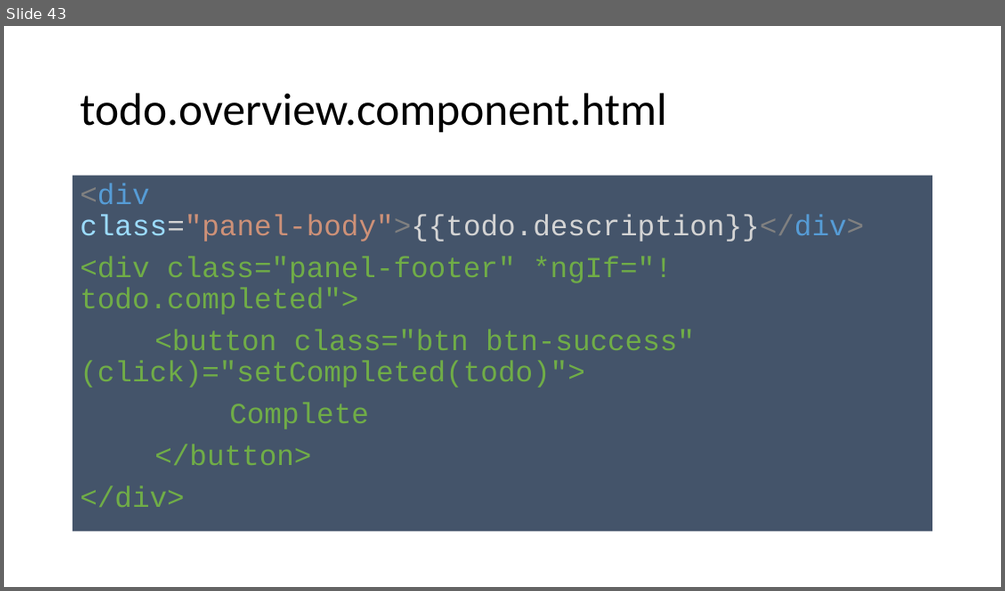
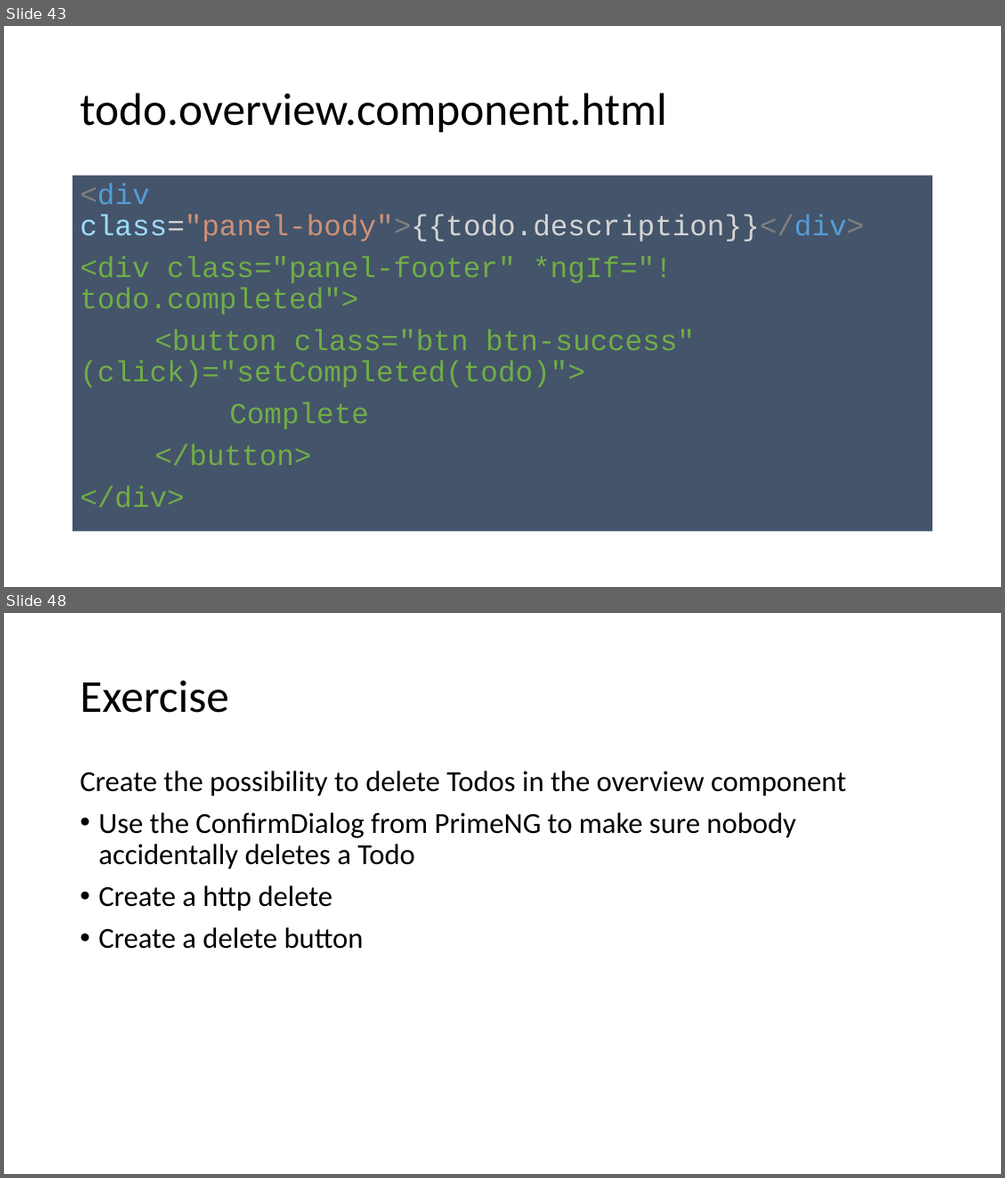
Before and after one commit to spirit-coding/todo-app-aj33349, a slide deck: Angular2.pptx. Shown one above the other, each under a label of ours: slide 43 before the commit, slides 43 and 48 after it; the slides between them are not shown. The pictures are 1005x591 and 1005x1178 pixels, drawn with LibreOffice and Linux fonts; fonts in the diff are those of the drawing. Boxes give left, top, right and bottom in pixels: in the first picture for what was removed or moved away, otherwise in the second. Text is boxed around its words. In the diff, an @@ line names an element or a change of style, - is before the commit and + after.

Commit message:
Confirmationservice

```diff
--- a/Angular2.pptx
+++ b/Angular2.pptx
@@ slide 48 added at (4, 613, 1001, 1174), background #FFFFFF @@
@@ title added at (80, 680, 229, 713), 44 pt, text #000000 @@
+Exercise
@@ text added at (80, 771, 846, 949), 28 pt, text #000000 @@
+Create the possibility to delete Todos in the overview component
+• Use the ConfirmDialog from PrimeNG to make sure nobody accidentally deletes a Todo
+• Create a http delete
+• Create a delete button
```
Also in this commit, not shown: 9 other slides added, 1 slide removed, 7 other files.
